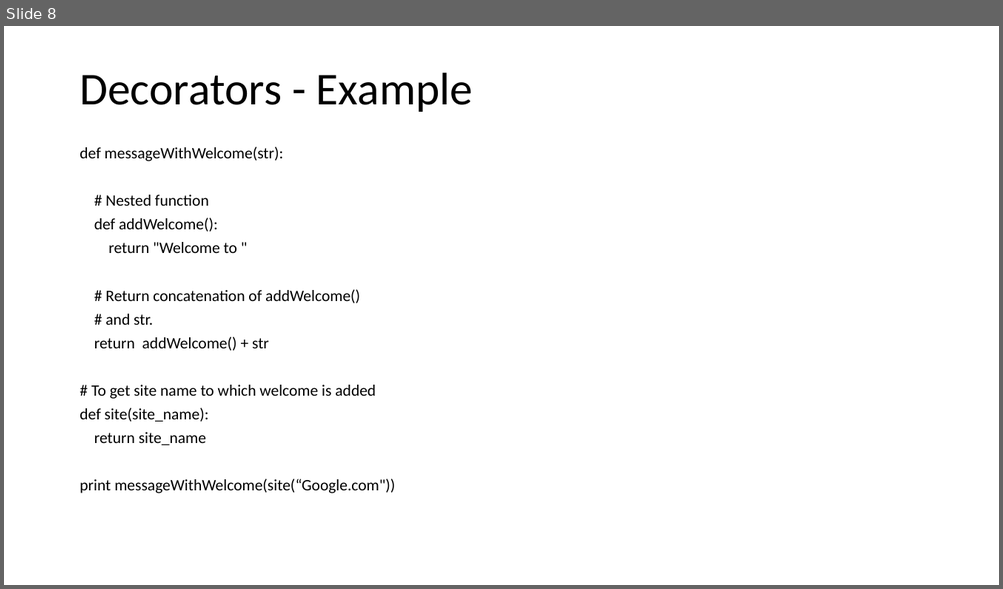
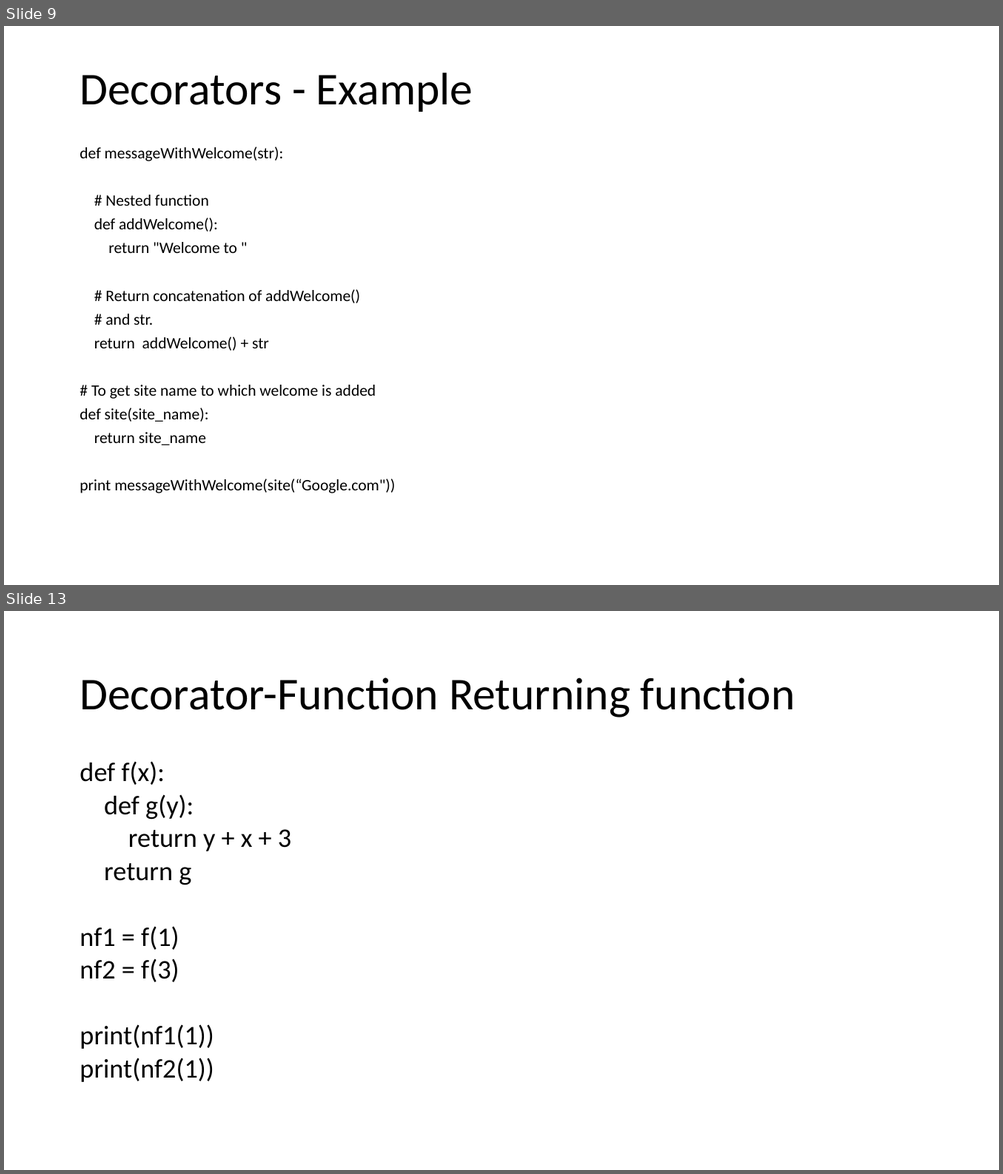
Before and after one commit to bhajojo/PythonTraining, a slide deck: Day_9_Training.pptx. Shown one above the other, each under a label of ours: slide 8 before the commit, slides 9 and 13 after it; the slides between them are not shown. The pictures are 1003x589 and 1003x1174 pixels, drawn with LibreOffice and Linux fonts; fonts in the diff are those of the drawing. Boxes give left, top, right and bottom in pixels: in the first picture for what was removed or moved away, otherwise in the second. Text is boxed around its words. In the diff, an @@ line names an element or a change of style, - is before the commit and + after.

```diff
--- a/Day_9_Training.pptx
+++ b/Day_9_Training.pptx
@@ slide 13 added at <box>4,611,999,1170</box>, background #FFFFFF @@
@@ title added at <box>79,678,795,718</box>, 44 pt, text #000000 @@
+Decorator-Function Returning function
@@ text added at <box>79,761,291,1082</box>, 25.9 pt, text #000000 @@
+def f(x):
+def g(y):
+return y + x + 3
+return g
+nf1 = f(1)
+nf2 = f(3)
+print(nf1(1))
+print(nf2(1))
@@ what was slide 8 is now slide 9 @@
```
Also in this commit, not shown: 1 slide changed, 3 other slides added, 7 other files.
